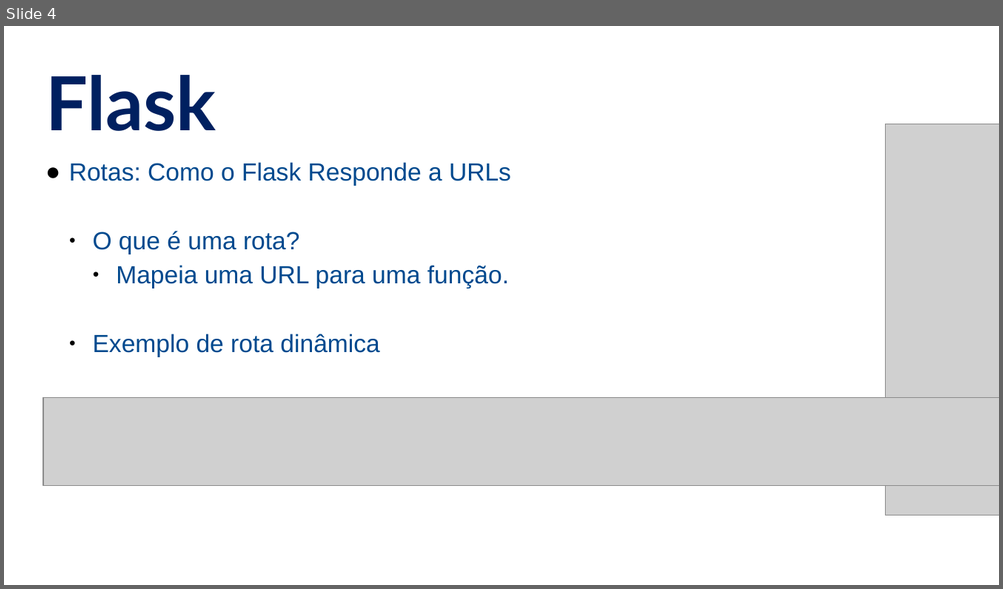
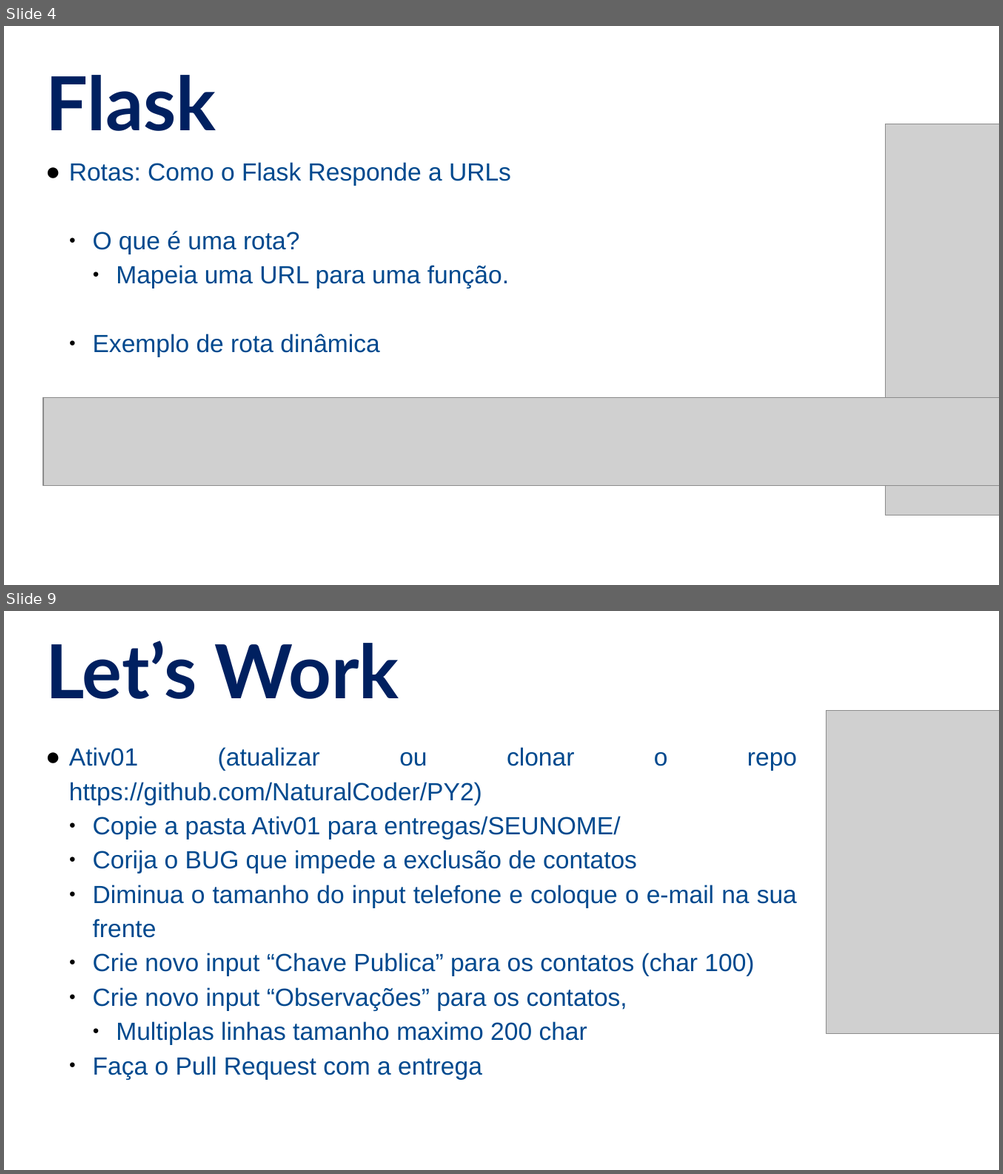
Before and after one commit to alandsilvasouza/PY2, a slide deck: aula11/Aula11.pptx. Shown one above the other, each under a label of ours: slide 4 before the commit, slides 4 and 9 after it; the slides between them are not shown. The pictures are 1003x589 and 1003x1174 pixels, drawn with LibreOffice and Linux fonts; fonts in the diff are those of the drawing; grey boxes stand for pictures. Boxes give left, top, right and bottom in pixels: in the first picture for what was removed or moved away, otherwise in the second. Text is boxed around its words. In the diff, an @@ line names an element or a change of style, - is before the commit and + after.

```diff
--- a/aula11/Aula11.pptx
+++ b/aula11/Aula11.pptx
@@ slide 9 added at box(4, 611, 999, 1170), background #FFFFFF @@
@@ text added at box(45, 641, 399, 699), 54 pt, text #002060, bold @@
+Let’s Work
@@ picture added at box(826, 711, 999, 1034) @@
@@ text added at box(69, 747, 797, 1079), 18 pt, text #01498E @@
+● Ativ01 (atualizar ou clonar o repo https://github.com/NaturalCoder/PY2)
+  ● Copie a pasta Ativ01 para entregas/SEUNOME/
+  ● Corija o BUG que impede a exclusão de contatos
+  ● Diminua o tamanho do input telefone e coloque o e-mail na sua frente
+  ● Crie novo input “Chave Publica” para os contatos (char 100)
+  ● Crie novo input “Observações” para os contatos,
+    ● Multiplas linhas tamanho maximo 200 char
+  ● Faça o Pull Request com a entrega
```
Also in this commit, not shown: 4 other slides added, 37 slides removed, 3 other files.
